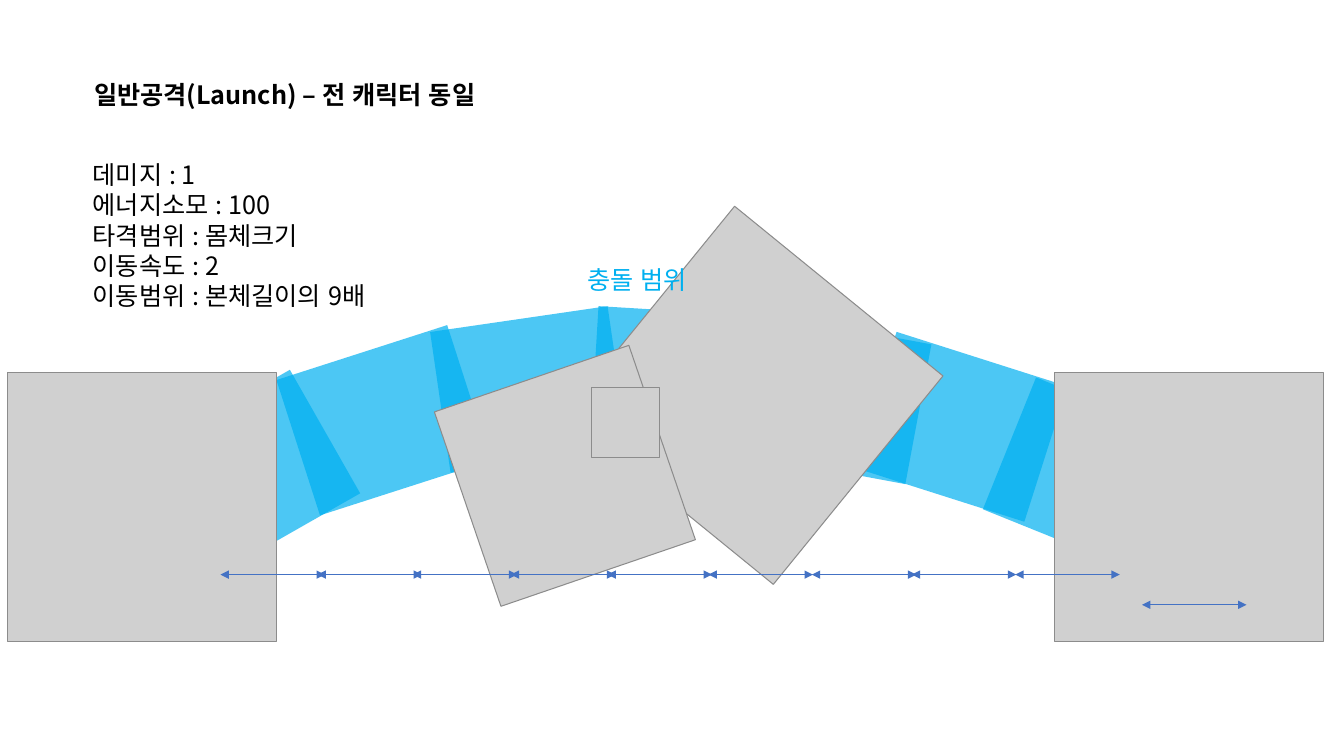
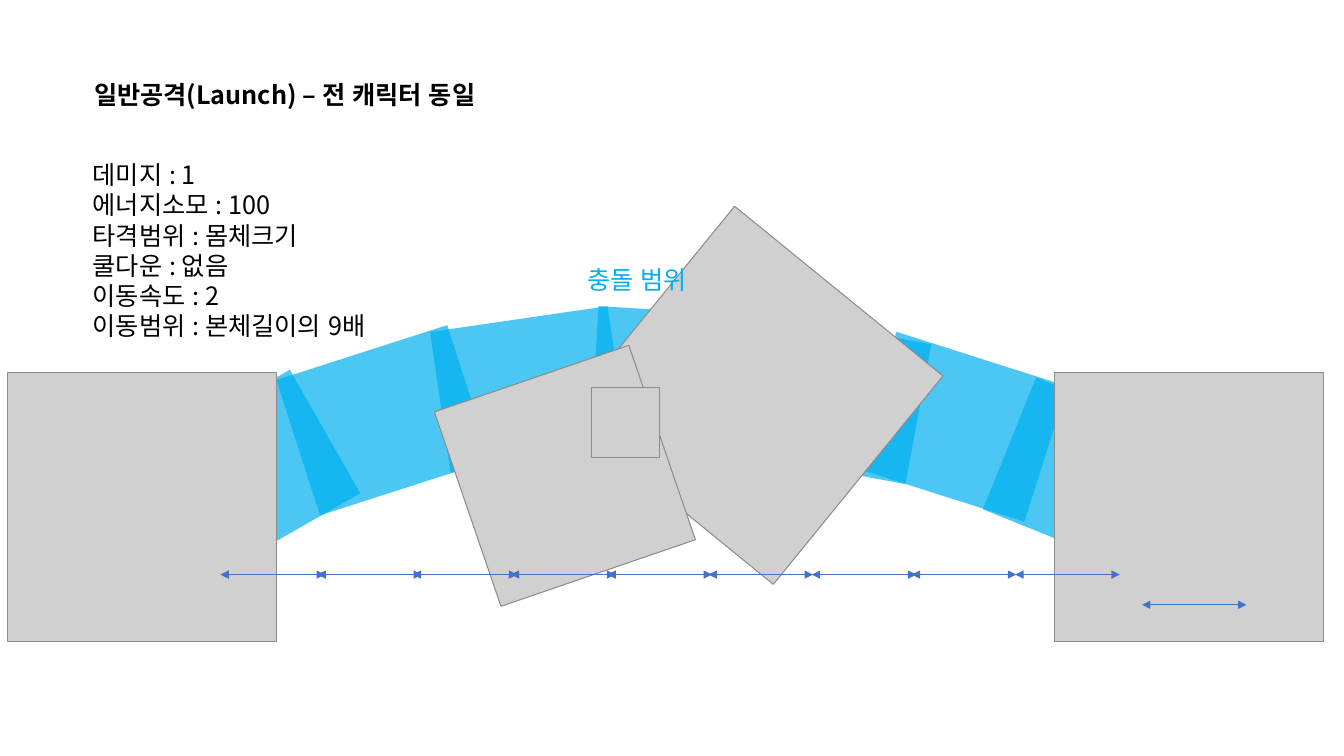
Before and after one commit to penspanic/ITWGamejam, a slide deck: slide 15 of Plan/Rocketman_씬&스킬구성.pptx. Drawn at 1344x756 pixels with LibreOffice and Linux fonts; fonts in the diff are those of the drawing; grey boxes stand for pictures. Boxes give left, top, right and bottom in pixels: in the first picture for what was removed or moved away, otherwise in the second. Text is boxed around its words. In the diff, an @@ line names an element or a change of style, - is before the commit and + after.

```diff
--- a/Plan/Rocketman_씬&스킬구성.pptx
+++ b/Plan/Rocketman_씬&스킬구성.pptx
@@ text at (x1=93, y1=254, x2=228, y2=277): paragraph added @@
+쿨다운 : 없음
```
Also in this commit, not shown: 8 other slides changed.
